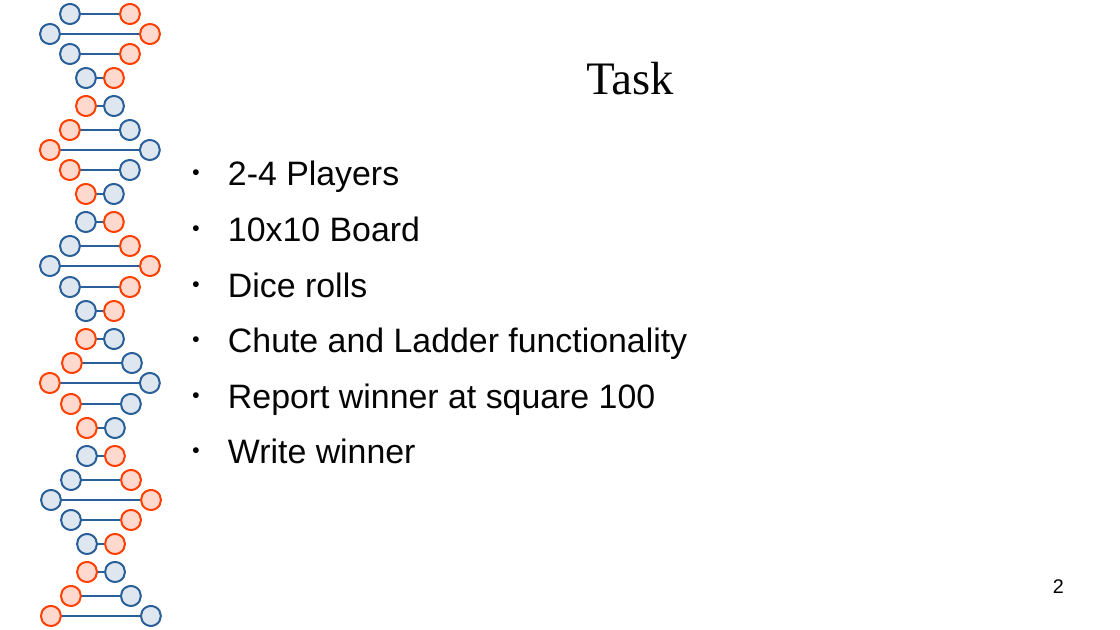
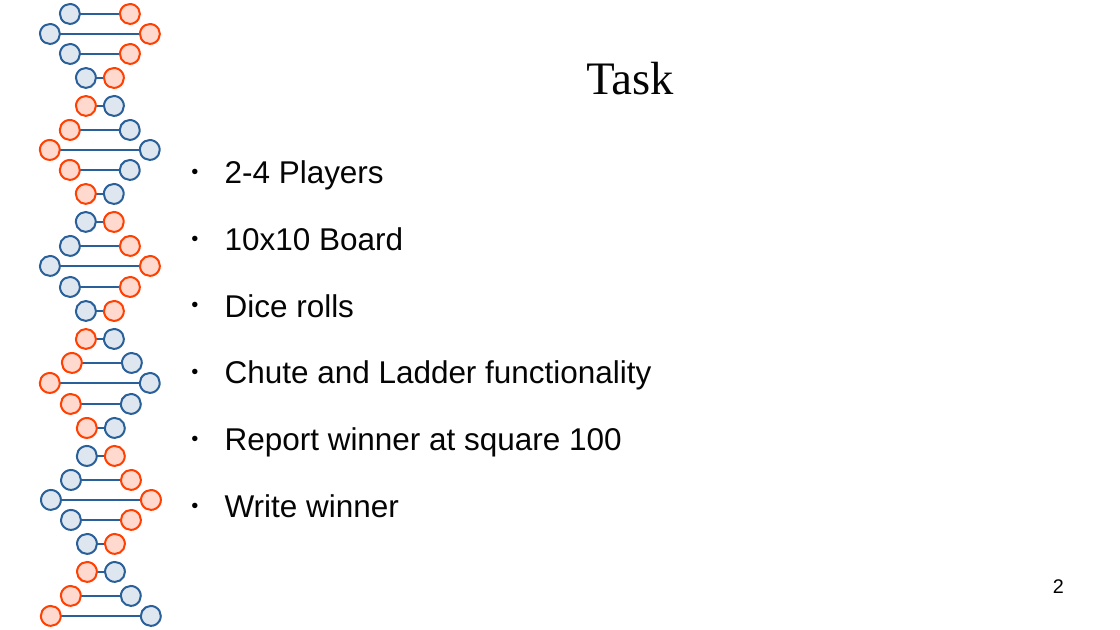
Before and after one commit to RedOctober117/ChutesAndLadders, a slide deck: slide 2 of documentation/presentation.pptx. Drawn at 1120x630 pixels with LibreOffice and Linux fonts; fonts in the diff are those of the drawing. Boxes give left, top, right and bottom in pixels: in the first picture for what was removed or moved away, otherwise in the second. Text is boxed around its words. In the diff, an @@ line names an element or a change of style, - is before the commit and + after.

```diff
--- a/documentation/presentation.pptx
+++ b/documentation/presentation.pptx
@@ text "2-4 Players" at bbox=[225, 160, 651, 518]: size 24 to 22.3 pt; indent changed; more space between paragraphs @@
```
Also in this commit, not shown: 6 other slides changed, 1 other file.
